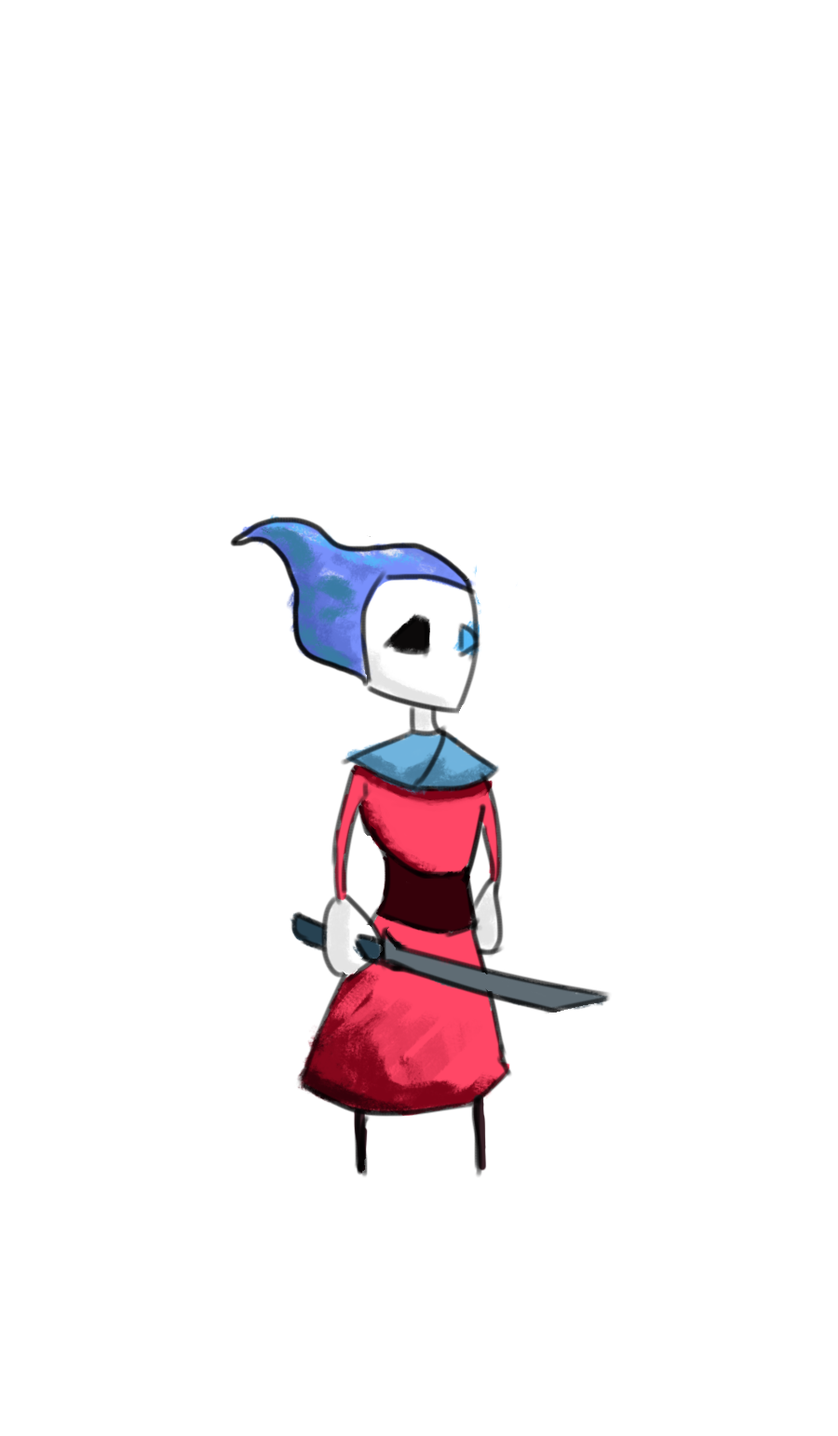
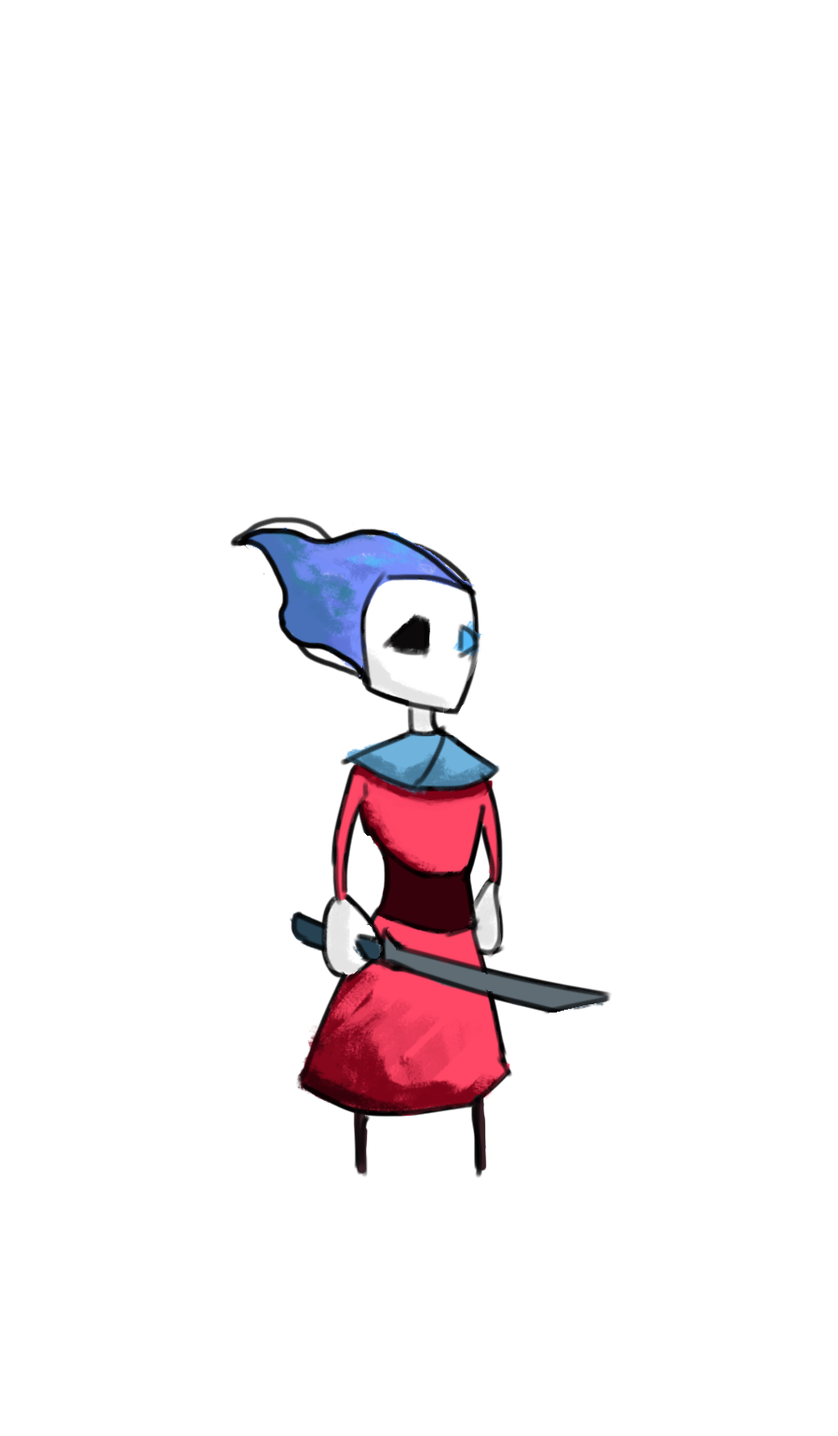
Two versions of the same layered image (838px x 1436px). Layer-by-layer changes:
showed group "Frame4" (4 layers) over 229, 524, 612, 1179
added layer "body1 copy 4" in group "Frame4" over 229, 524, 612, 1179
hid "color1" over 238, 513, 610, 1175
